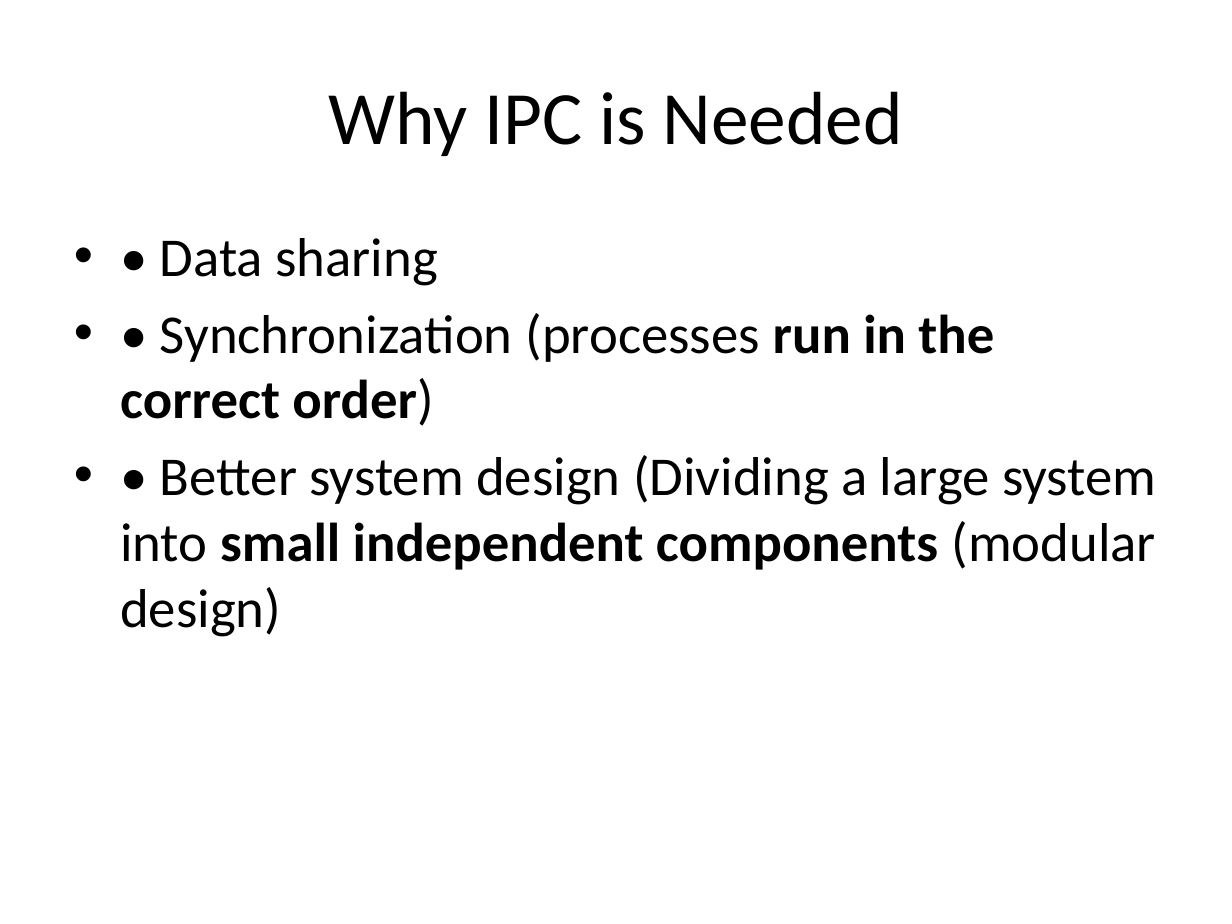
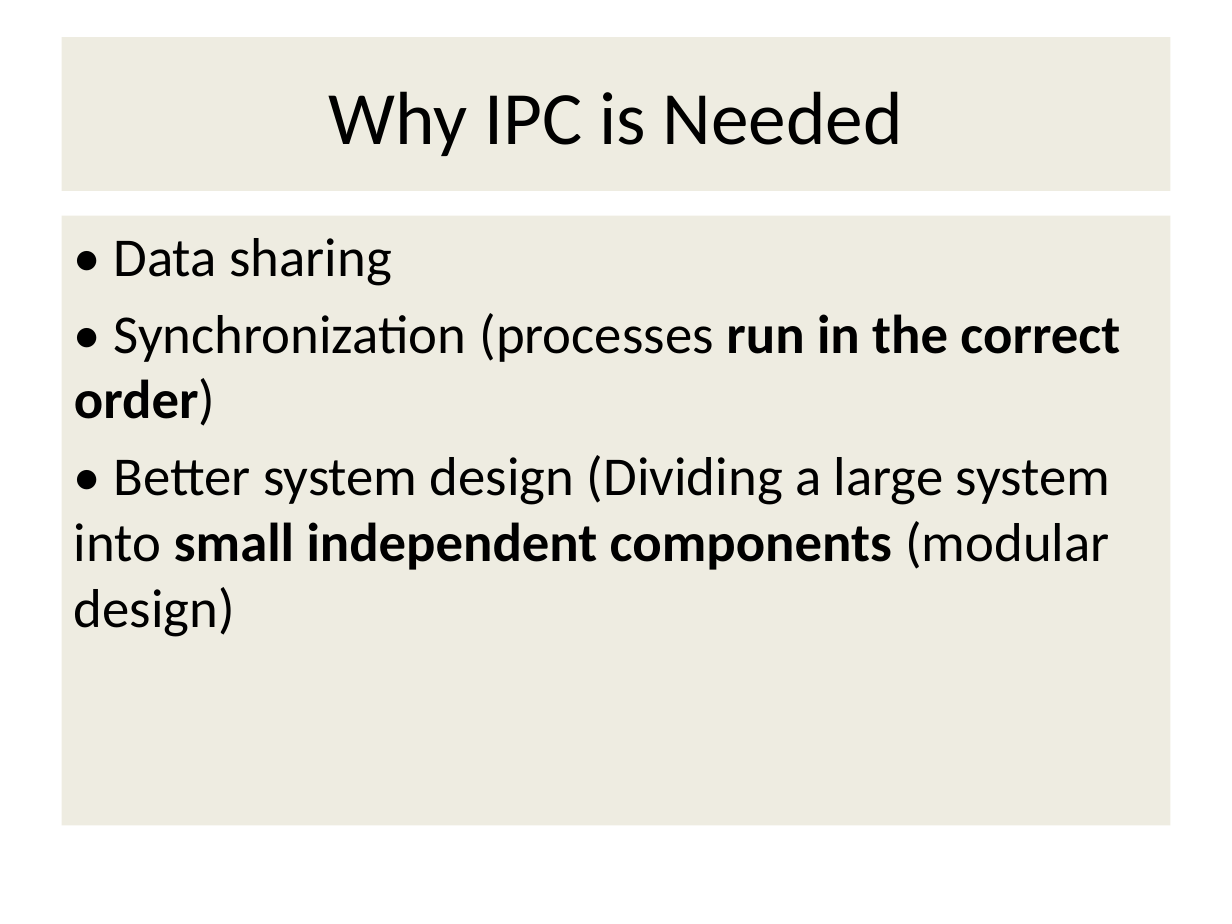
Before and after one commit to Aurshia/Inter-process-communication, a slide deck: slide 5 of IPC via shared files.pptx. Drawn at 1232x924 pixels with LibreOffice and Linux fonts; fonts in the diff are those of the drawing. Boxes give left, top, right and bottom in pixels: in the first picture for what was removed or moved away, otherwise in the second. Text is boxed around its words. In the diff, an @@ line names an element or a change of style, - is before the commit and + after.

```diff
--- a/IPC via shared files.pptx
+++ b/IPC via shared files.pptx
@@ title "Why IPC is Needed": place and size @@
-title "Why IPC is Needed" at (328, 91, 903, 156)
+title "Why IPC is Needed" at (62, 37, 1170, 191)
@@ title "Why IPC is Needed" at (62, 37, 1170, 191): fill none to #EEECE1 @@
@@ text "• Data sharing": place and size @@
-text "• Data sharing" at (120, 238, 1157, 637)
+text "• Data sharing" at (62, 216, 1170, 825)
@@ text "• Data sharing" at (62, 216, 1170, 825): bullet • to none; fill none to #EEECE1 @@
```
Also in this commit, not shown: 13 other slides changed.
